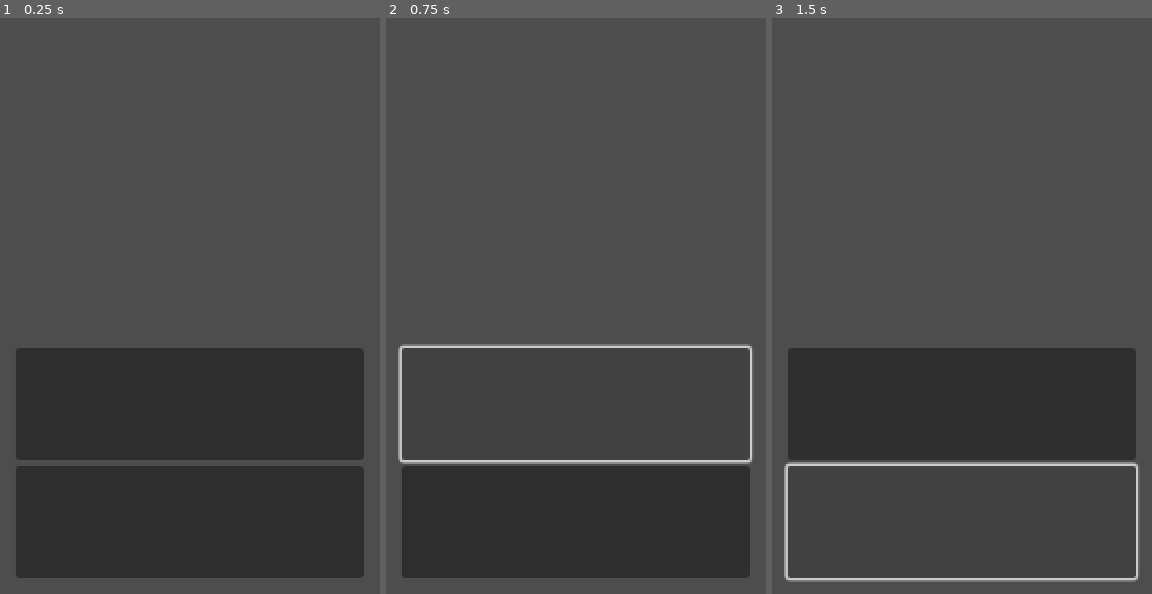
Above: before the commit, frames 1-3 (left to right).
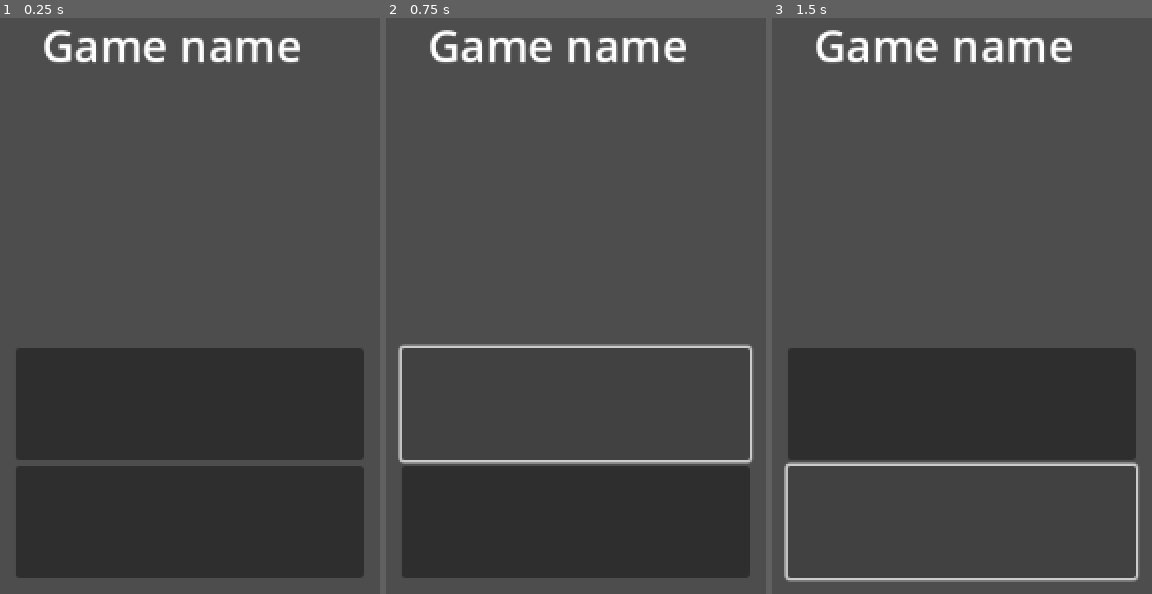
Above: after the commit, the same moments.

Repository: 6thAce/NorthernLights
Game: Godot game, scene res://scenes/title_screen.tscn
Two runs of this game, one before a commit and one after it. Both use one fixed random seed, a clock stepped at 60 frames per second and the inputs below. This scene is started directly instead of the project's main scene.
Inputs (mouse positions are in pixels of both pictures, inside the frame that each line leads up to):
- Up to frame 1 (0.25 s): no input
- Up to frame 2 (0.75 s): click (576, 403) at 0.5 s
- Up to frame 3 (1.5 s): click (962, 519) at 1.25 s

The runs differ from the first frame. In frame 1, 1.6% of the frame differs, in the area x 11-79%, y 2-8%; in frame 2, 1.6%; in frame 3, 1.6%.

Commit message:
daily progress - 2025-07-18

Diff:
--- a/scenes/title_screen.tscn
+++ b/scenes/title_screen.tscn
@@ -7,6 +7,18 @@
 anchor_bottom = 1.0
 grow_horizontal = 2
 grow_vertical = 2
+
+[node name="Label" type="Label" parent="."]
+layout_mode = 1
+anchors_preset = 5
+anchor_left = 0.5
+anchor_right = 0.5
+offset_left = -106.0
+offset_right = 106.0
+offset_bottom = 122.0
+grow_horizontal = 2
+theme_override_font_sizes/font_size = 32
+text = "Game name"
 
 [node name="VBoxContainer" type="VBoxContainer" parent="."]
 layout_mode = 1
